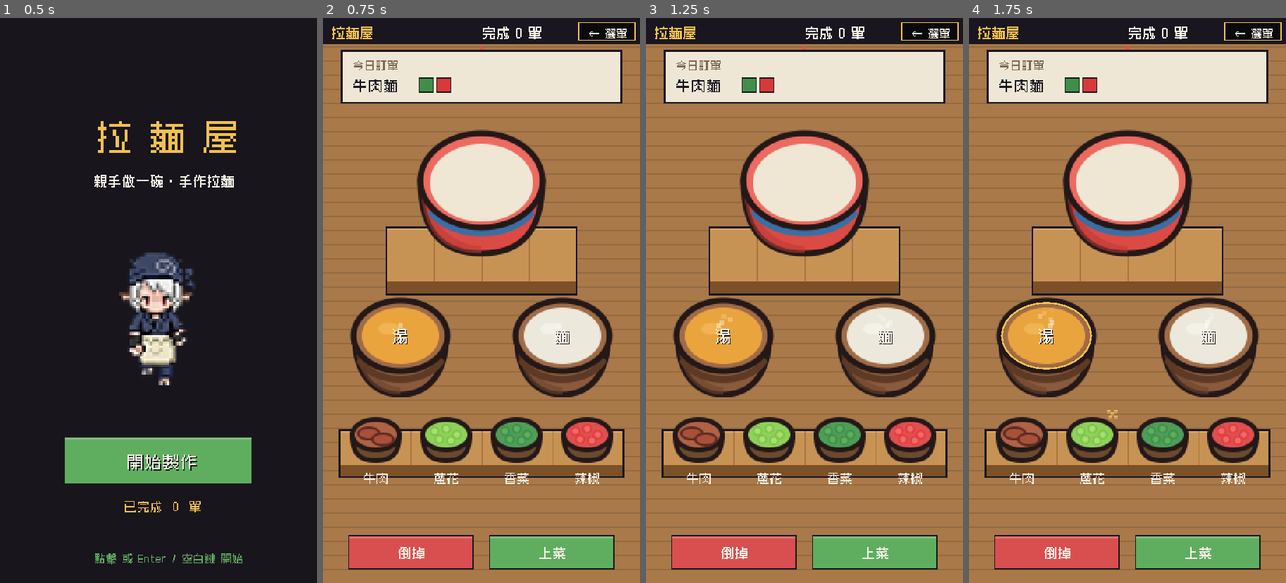
Above: before the commit, frames 1-4 (left to right).
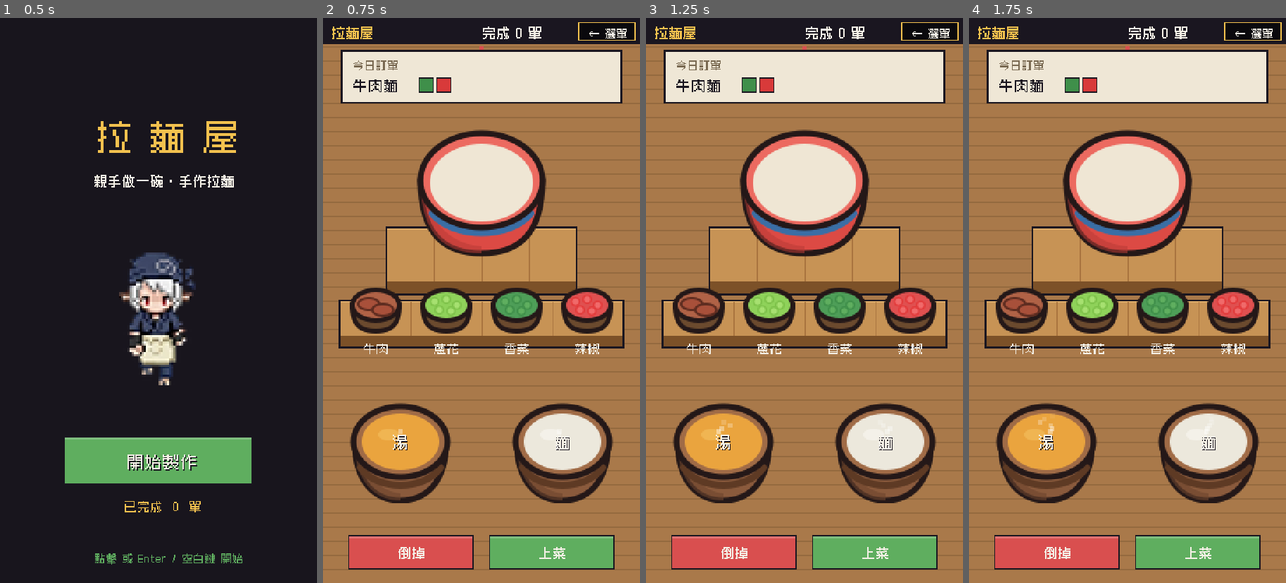
Above: after the commit, the same moments.

Repository: meloalright/ramen-ya
Game: Godot game, scene res://scenes/Menu.tscn
The game is run twice, just before and just after one commit, with the same random seed, the same clock (stepped at 60 frames per second) and the same inputs.
Inputs (mouse positions are in pixels of both pictures, inside the frame that each line leads up to):
- Up to frame 1 (0.5 s): no input
- Up to frame 2 (0.75 s): tap Enter at 0.5 s; move the mouse to (551, 272) at 0.52 s; hold D from 0.53 s (still down); tap M at 0.6 s; click (551, 272) at 0.67 s
- Up to frame 3 (1.25 s): keep holding D; tap Space at 0.77 s
- Up to frame 4 (1.75 s): release D at 1.25 s; drag from (1064, 328) to (1111, 413) at 1.27 s

Frame 1 is identical in both runs. In frame 2, 23% of the frame differs, in the area x 4-96%, y 47-86%; in frame 3, 23%; in frame 4, 23%.

Commit message:
feat(cook): move the toppings stand to center, hugging the bowl's stand
The four topping trays (and their wooden riser) now sit centered directly
below the bowl's platform so the two form one connected central prep stand;
the 湯/麵 vats moved to the bottom row (gauge/steam/labels follow).

Co-Authored-By: Claude Opus 4.8 (1M context) <noreply@anthropic.com>

Diff:
--- a/scripts/Main.gd
+++ b/scripts/Main.gd
@@ -211,15 +211,15 @@
 func _build_stations() -> void:
 	# portrait: two big vats (大缸) side by side under the bowl; toppings in a row below.
 	stations.clear()
-	stations.append({"item": "soup", "name": "湯", "center": Vector2(66, 270), "r": 32,
-		"rect": Rect2(18, 230, 96, 84), "cx": 66})
-	stations.append({"item": "noodles", "name": "麵", "center": Vector2(204, 270), "r": 32,
-		"rect": Rect2(156, 230, 96, 84), "cx": 204})
+	stations.append({"item": "soup", "name": "湯", "center": Vector2(66, 360), "r": 32,
+		"rect": Rect2(18, 320, 96, 84), "cx": 66})
+	stations.append({"item": "noodles", "name": "麵", "center": Vector2(204, 360), "r": 32,
+		"rect": Rect2(156, 320, 96, 84), "cx": 204})
 	var defs := [
-		["beef", "牛肉", Vector2(45, 360), 22],
-		["scallion", "蔥花", Vector2(105, 360), 22],
-		["cilantro", "香菜", Vector2(165, 360), 22],
-		["chili", "辣椒", Vector2(225, 360), 22],
+		["beef", "牛肉", Vector2(45, 250), 22],
+		["scallion", "蔥花", Vector2(105, 250), 22],
+		["cilantro", "香菜", Vector2(165, 250), 22],
+		["chili", "辣椒", Vector2(225, 250), 22],
 	]
 	for d in defs:
 		var c: Vector2 = d[2]
@@ -266,8 +266,8 @@
 		steam_t -= delta
 		if steam_t <= 0.0:
 			steam_t = 0.16
-			_puff(66, 262)                            # 湯 vat — always boiling
-			_puff(204, 262)                           # 麵 vat — always boiling
+			_puff(66, 352)                            # 湯 vat — always boiling
+			_puff(204, 352)                           # 麵 vat — always boiling
 			if soup_fill > 0.0 or bowl.noodles or _base_ok():
 				_puff(BOWL_OPEN.x, BOWL_OPEN.y - 8)   # the bowl, once it holds hot broth/noodles
 
@@ -614,7 +614,7 @@
 
 	# raised little wooden platforms the bowl & toppings sit on
 	_draw_riser(Rect2(54, 178, 162, 46), 11.0)     # under the bowl
-	_draw_riser(Rect2(14, 350, 242, 30), 10.0)     # under the topping trays
+	_draw_riser(Rect2(14, 240, 242, 30), 10.0)     # toppings — right below the bowl's stand
 
 	# the bowl (top-down) in the middle of the counter
 	_draw_assembly(BOWL_C)
@@ -862,7 +862,7 @@
 		if lit:
 			_draw_ellipse_ring(c, 38, 28, COL_YELLOW)
 		if s.item == "noodles" and noodle_state == "cooking":
-			_draw_boil_gauge(Vector2(117, 268))
+			_draw_boil_gauge(Vector2(117, 358))
 		# bold label on the broth / basket
 		_text(s.name, Vector2(c.x + 1, c.y + 5), 13, COL_INK, HORIZONTAL_ALIGNMENT_CENTER)
 		_text(s.name, Vector2(c.x, c.y + 4), 13, COL_WHITE, HORIZONTAL_ALIGNMENT_CENTER)
